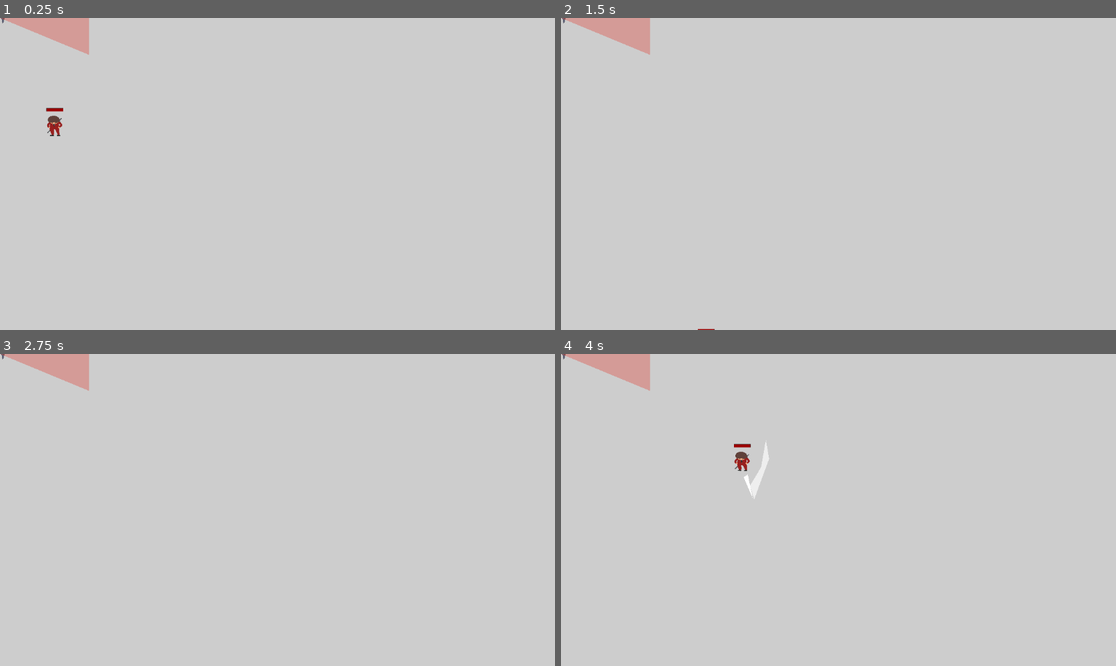
Above: before the commit, frames 1-4 (two rows, left to right).
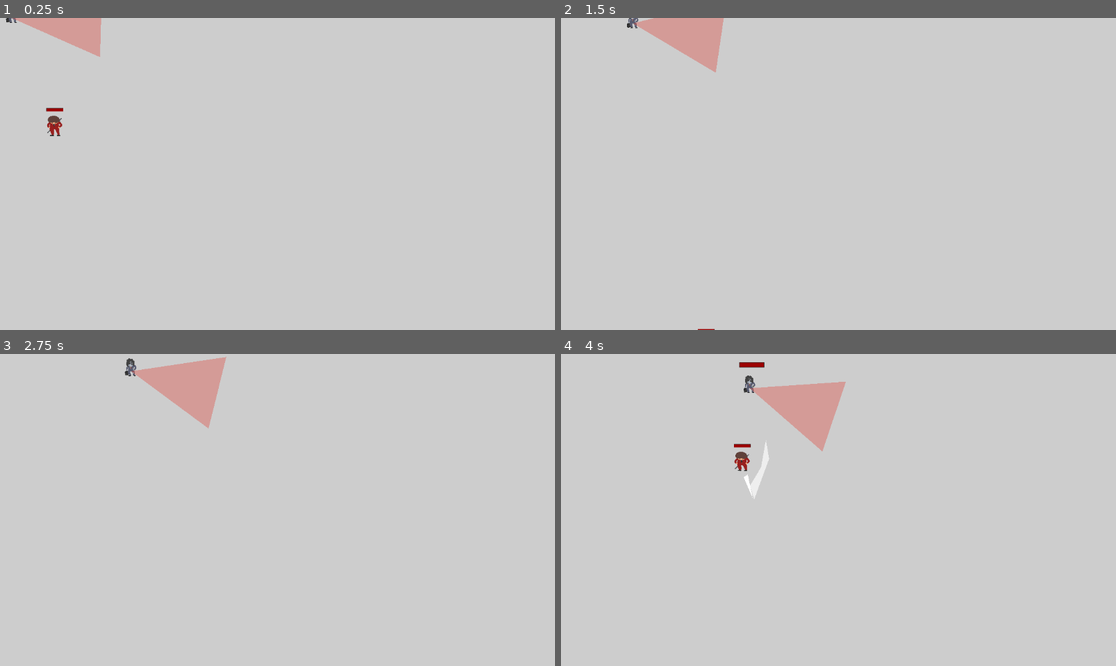
Above: after the commit, the same moments.

Repository: JoelDonnelly/MiniJam
Game: Godot game, scene res://Main.tscn
Same seed, same stepped clock (60 frames per second), same inputs: the game is played once before the commit and once after it.
Inputs (mouse positions are in pixels of both pictures, inside the frame that each line leads up to):
- Up to frame 1 (0.25 s): no input
- Up to frame 2 (1.5 s): move the mouse to (960, 158) at 0.52 s; hold D (move_right) 0.53-1.28 s; click (960, 158) at 0.6 s; move the mouse to (727, 189) at 1.27 s; hold S (move_down) from 1.28 s (still down); tap Space (ability_dash) at 1.35 s
- Up to frame 3 (2.75 s): move the mouse to (333, 441) at 2.02 s; release S (move_down) at 2.03 s; hold D (move_right) from 2.03 s (still down); click (333, 441) at 2.1 s
- Up to frame 4 (4 s): move the mouse to (810, 572) at 2.77 s; release D (move_right) at 2.78 s; hold W (move_up) 2.78-3.53 s; tap Space (ability_dash) at 2.85 s; move the mouse to (1005, 556) at 3.52 s; hold A (move_left) from 3.53 s (still down); click (1005, 556) at 3.6 s

The runs differ from the first frame. In frame 1, 0.4% of the frame differs, in the area x 0-19%, y 0-13%; in frame 2, 2.3%; in frame 3, 2.9%; in frame 4, 3.0%, in the area x 0-52%, y 0-32%.
Error before the commit: Parse Error: Expected indented block after function declaration. (res://Enemy/Enemy_base.gd:60)

Commit message:
annimation working noice

Diff:
--- a/Enemy/Enemy_base.gd
+++ b/Enemy/Enemy_base.gd
@@ -57,7 +57,14 @@
 	velocity = direction * speed
 	move_and_slide()
 
-func _process(_delta):
+func _process(delta : float):
+	if velocity.length() == 0:
+		$AnimatedSprite2D.play("Idle")
+	else:
+		if ((velocity.angle() < -PI/3) && (velocity.angle() > -2*PI/3)):
+			$AnimatedSprite2D.play("WalkUp")
+		else:
+			$AnimatedSprite2D.play("WalkDown")
 
 
 func resetVisionShape() -> void:
--- a/Enemy/Enemy_base.tscn
+++ b/Enemy/Enemy_base.tscn
@@ -61,8 +61,6 @@
 collision_layer = 2
 collision_mask = 67
 script = ExtResource("1_4i183")
-chaseSpeed = null
-patrolSpeed = null
 vision_angle = 1.047
 vision_dist = 200.0
 
@@ -74,8 +72,7 @@
 position = Vector2(-3.8147e-06, -10)
 scale = Vector2(0.0665, 0.0940153)
 sprite_frames = SubResource("SpriteFrames_o3x5k")
-animation = &"WalkUp"
-frame_progress = 0.340892
+animation = &"Idle"
 
 [node name="VisionCone" parent="." instance=ExtResource("4_237ct")]
 vision_dist = 200.0
--- a/Main.tscn
+++ b/Main.tscn
@@ -20,6 +20,8 @@
 
 [node name="EnemyBase" parent="." node_paths=PackedStringArray("patrolPath") instance=ExtResource("1_1soms")]
 patrolPath = NodePath("../Path2D/PathFollow2D")
+chaseSpeed = 200.0
+patrolSpeed = 100.0
 
 [node name="Path2D" type="Path2D" parent="."]
 position = Vector2(99, 48)
Not shown: 1 places in Main.tscn that only renumber resources
Not shown: 1 places in startScreen.tscn that only renumber resources
